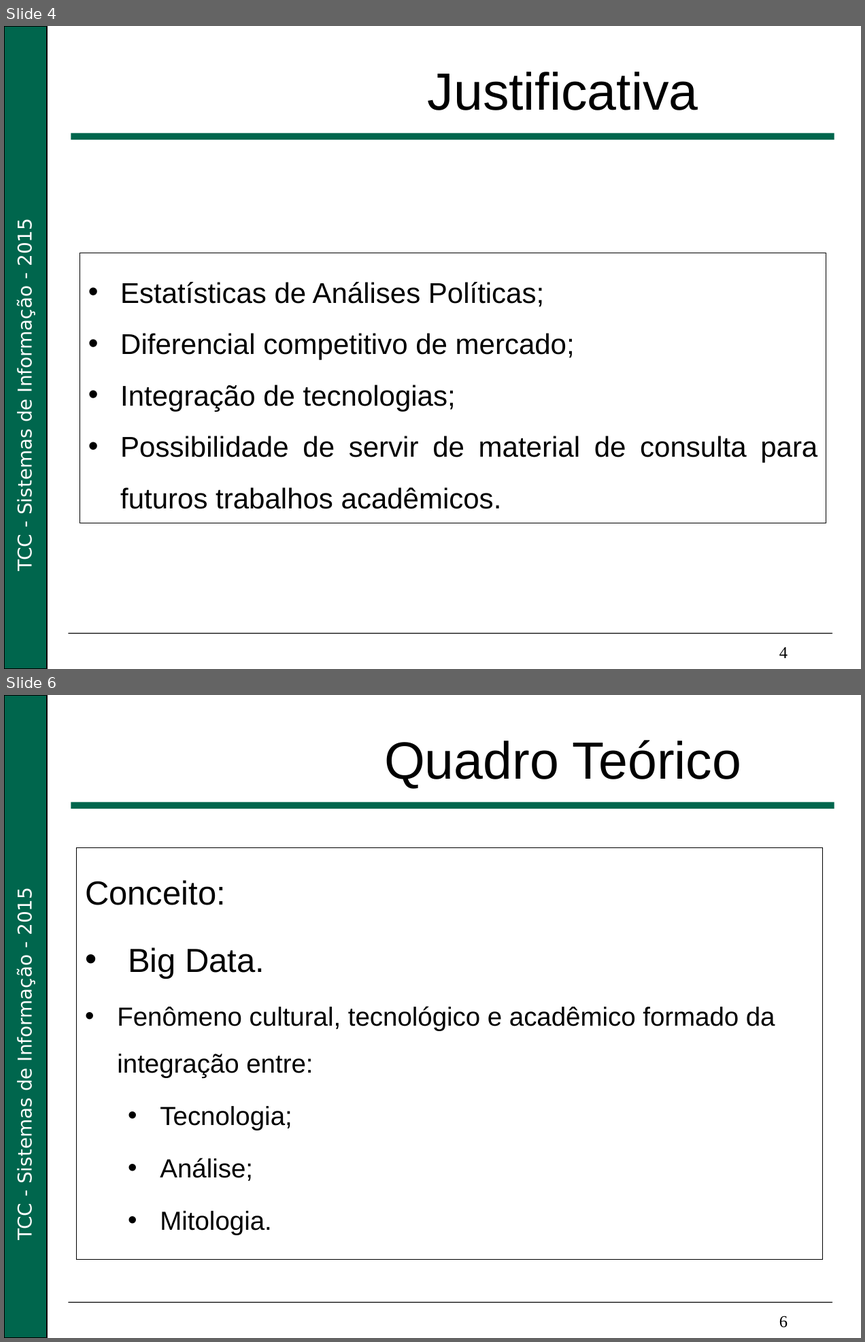
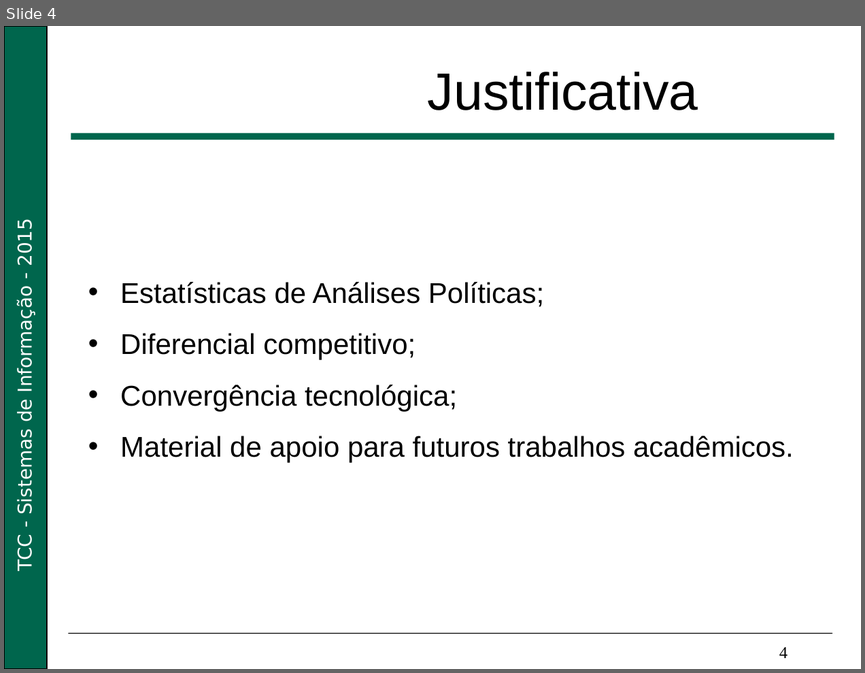
Before and after one commit to Nikofoxxx/TCC, a slide deck: documents/life_cycle/Apresentação_Big_Data.pptx. Shown one above the other, each under a label of ours: slides 4 and 6 before the commit, slide 4 after it; the slides between them are not shown. The pictures are 865x1342 and 865x673 pixels, drawn with LibreOffice and Linux fonts; fonts in the diff are those of the drawing; background and template pictures are left out. Boxes give left, top, right and bottom in pixels: in the first picture for what was removed or moved away, otherwise in the second. Text is boxed around its words. In the diff, an @@ line names an element or a change of style, - is before the commit and + after.

Commit message:
Atualizações Finais para a qualificação
Errata/Apresentação finalizados.

```diff
--- a/documents/life_cycle/Apresentação_Big_Data.pptx
+++ b/documents/life_cycle/Apresentação_Big_Data.pptx
@@ slide 6 removed at <box>4,695,861,1338</box>, background #FFFFFF; not listed: 4 template elements that a slide beside it also shows @@
@@ title removed at <box>384,740,741,789</box> @@
-Quadro Teórico
@@ rectangle removed at <box>77,847,823,1259</box> @@
-Conceito:
-• Big Data.
-• Fenômeno cultural, tecnológico e acadêmico formado da integração entre:
-  • Tecnologia;
-  • Análise;
-  • Mitologia.
@@ text removed at <box>779,1315,787,1327</box> @@
-6
@@ slide 4 changed as well @@
@@ text "Estatísticas de Análises Políticas;": place and size @@
-text "Estatísticas de Análises Políticas;" at <box>80,253,827,523</box>
+text "Estatísticas de Análises Políticas;" at <box>120,282,793,463</box>
@@ text "Estatísticas de Análises Políticas;" at <box>120,282,793,463</box>: outline #000000 0.75 pt to none @@
@@ text at <box>120,333,793,463</box>: text changed @@
-• Diferencial competitivo de mercado;
-• Integração de tecnologias;
-• Possibilidade de servir de material de consulta para futuros trabalhos acadêmicos.
+• Diferencial competitivo;
+• Convergência tecnológica;
+• Material de apoio para futuros trabalhos acadêmicos.
```
Also in this commit, not shown: 12 other slides changed, 1 slide added, 2 other slides removed, 3 other files.
